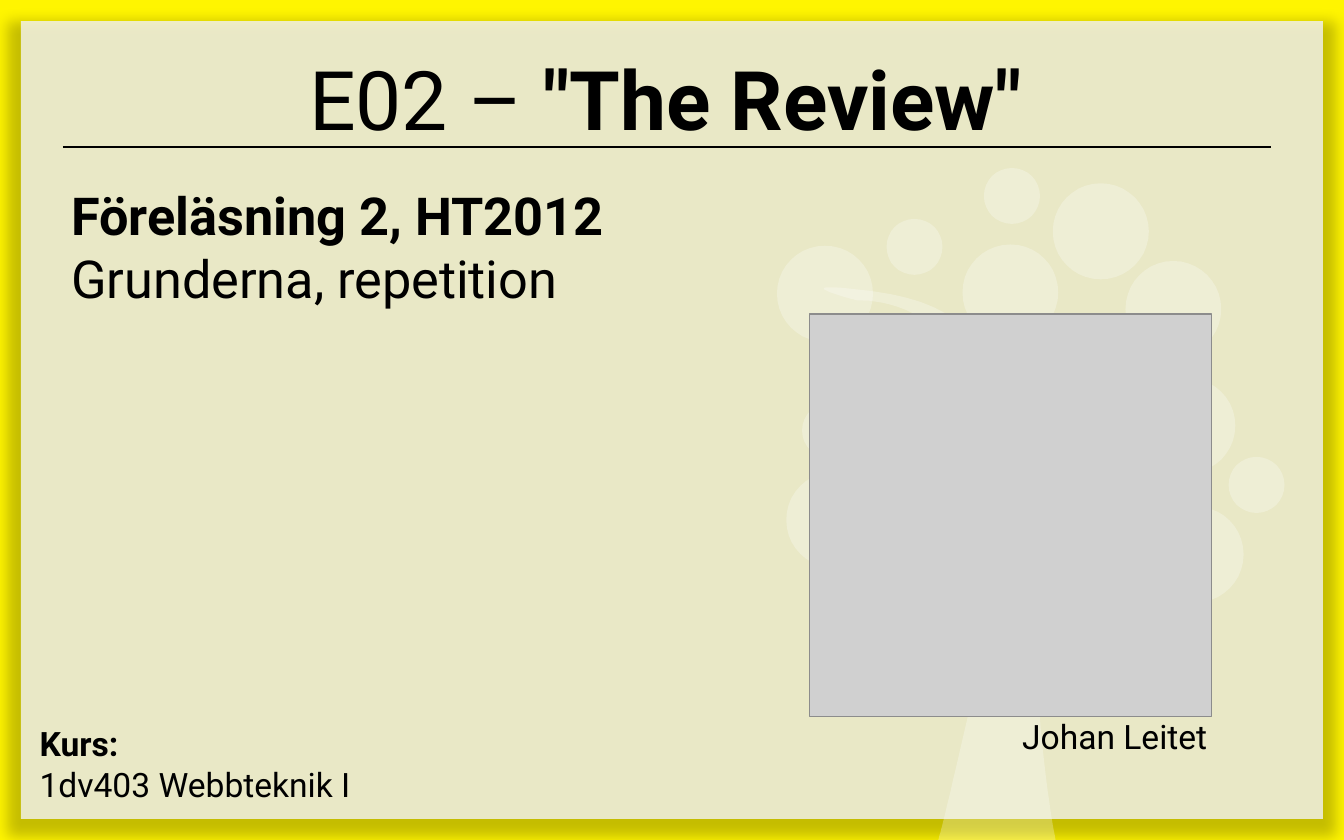
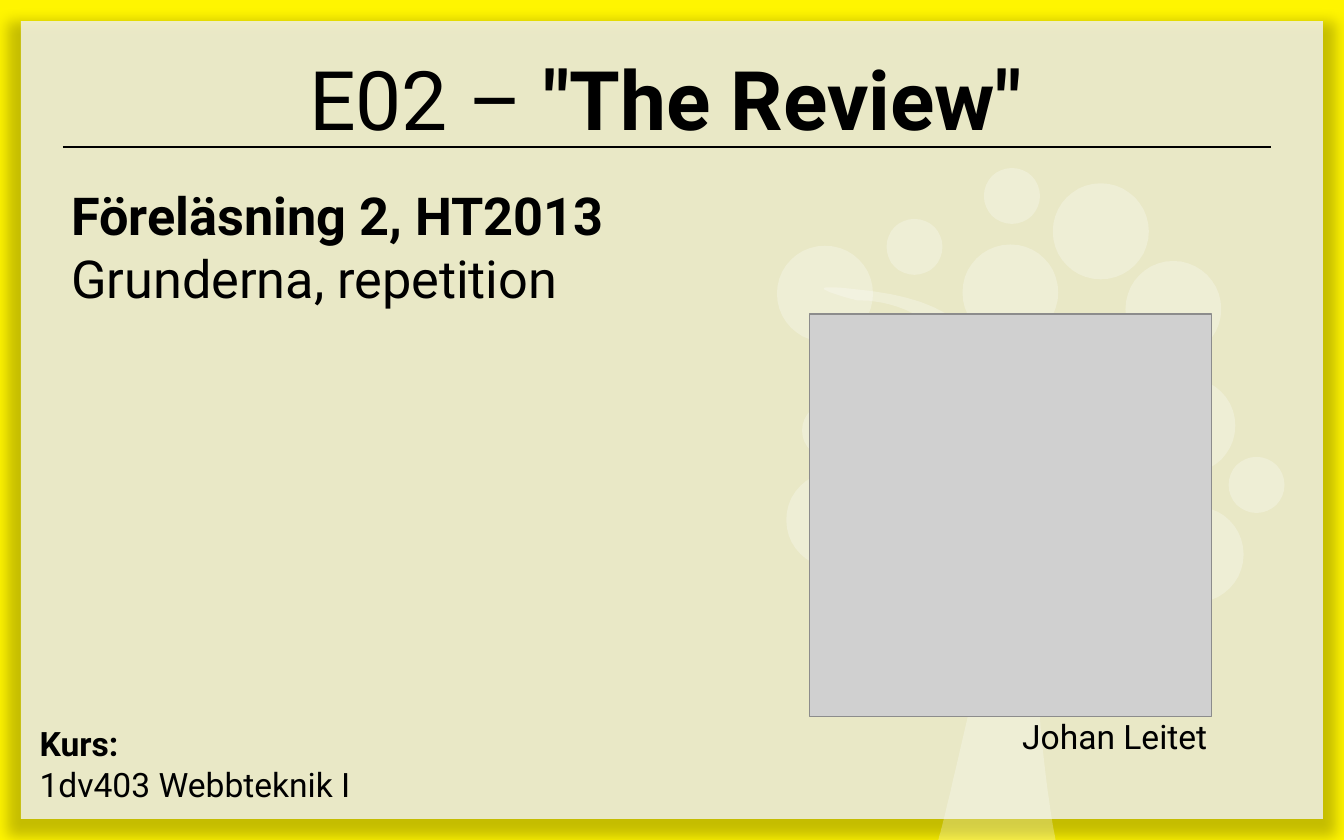
Before and after one commit to ed222an/Kursmaterial-JavaScript, a slide deck: slide 1 of lectures/E02-The-Review/E02 - The Review.pptx. Drawn at 1344x840 pixels with LibreOffice and Linux fonts; fonts in the diff are those of the drawing; grey boxes stand for pictures. Boxes give left, top, right and bottom in pixels: in the first picture for what was removed or moved away, otherwise in the second. Text is boxed around its words. In the diff, an @@ line names an element or a change of style, - is before the commit and + after.

```diff
--- a/lectures/E02-The-Review/E02 - The Review.pptx
+++ b/lectures/E02-The-Review/E02 - The Review.pptx
@@ text at bbox=[71, 195, 603, 246]: text changed @@
-Föreläsning 2, HT2012
+Föreläsning 2, HT2013
```
Also in this commit, not shown: 1 other slide changed, 1 other file.
